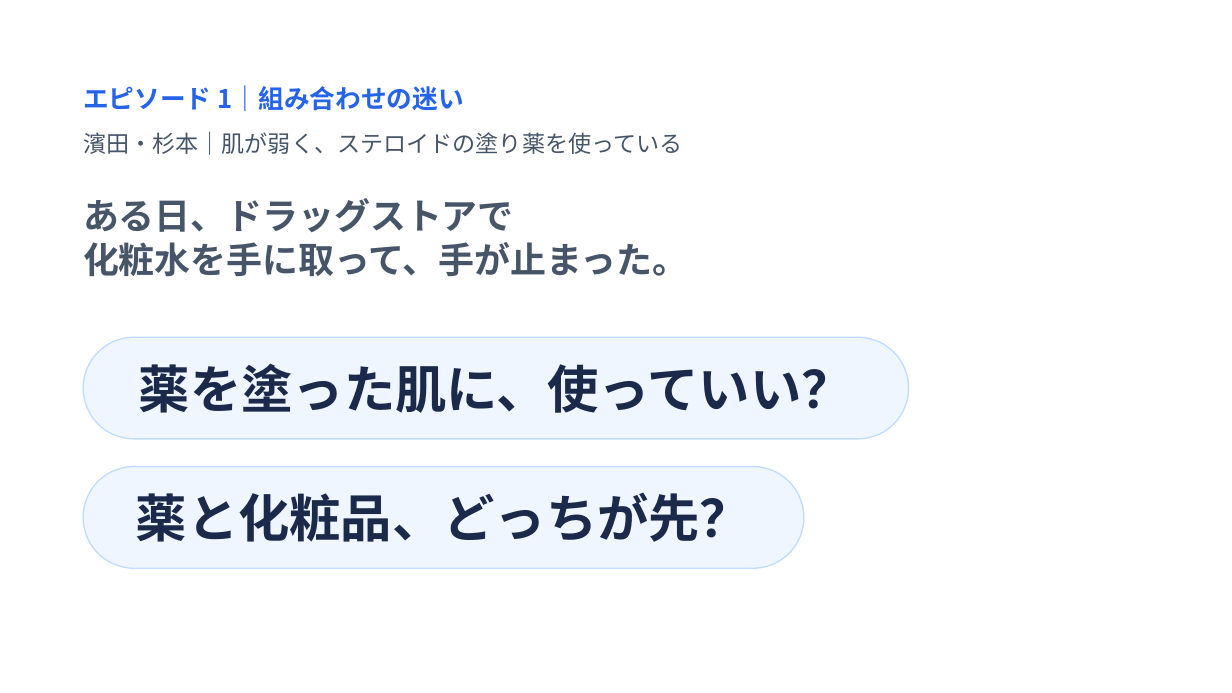
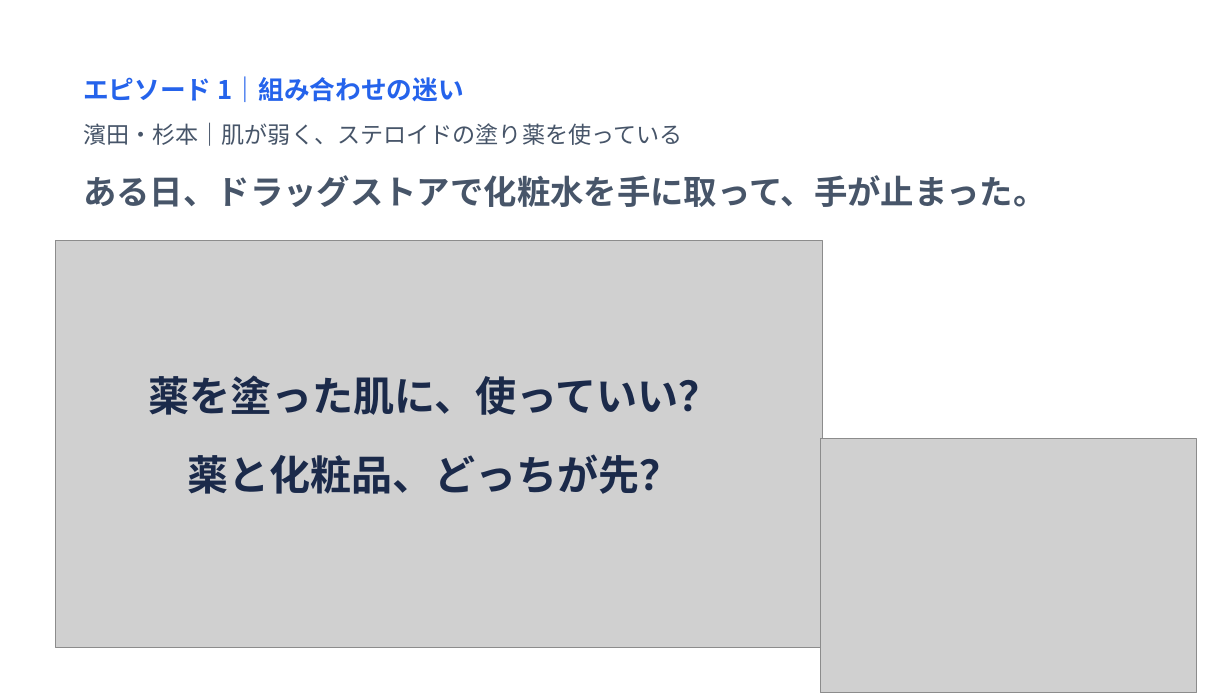
Before and after one commit to John-Frusciante/overlai, a slide deck: slide 2 of docs/ピッチ/Overlai_本選ピッチ.pptx. Drawn at 1232x693 pixels with LibreOffice and Linux fonts; fonts in the diff are those of the drawing; grey boxes stand for pictures. Boxes give left, top, right and bottom in pixels: in the first picture for what was removed or moved away, otherwise in the second. Text is boxed around its words. In the diff, an @@ line names an element or a change of style, - is before the commit and + after.

```diff
--- a/docs/ピッチ/Overlai_本選ピッチ.pptx
+++ b/docs/ピッチ/Overlai_本選ピッチ.pptx
@@ text "エピソード 1｜組み合わせの迷い": place and size @@
-text "エピソード 1｜組み合わせの迷い" at [83,85,465,111]
+text "エピソード 1｜組み合わせの迷い" at [83,76,465,102]
@@ text "濱田・杉本｜肌が弱く、ステロイドの塗り薬を使っている": place and size @@
-text "濱田・杉本｜肌が弱く、ステロイドの塗り薬を使っている" at [83,131,682,155]
+text "濱田・杉本｜肌が弱く、ステロイドの塗り薬を使っている" at [83,122,682,146]
@@ text at [83,175,1046,207]: text changed; size 28 to 26 pt @@
-ある日、ドラッグストアで
-化粧水を手に取って、手が止まった。
+ある日、ドラッグストアで化粧水を手に取って、手が止まった。
@@ picture added at [55,240,823,648] @@
@@ text "薬を塗った肌に、使っていい？" at [148,375,720,415]: size 40 to 32 pt; vertical alignment middle to top; fill #EFF6FF to none; outline #BFDBFE 1 pt to none @@
@@ text "薬を塗った肌に、使っていい？": place and size @@
-text "薬を塗った肌に、使っていい？" at [83,337,909,439]
+text "薬を塗った肌に、使っていい？" at [148,375,720,415]
@@ picture added at [821,439,1197,693] @@
@@ text "薬と化粧品、どっちが先？": place and size @@
-text "薬と化粧品、どっちが先？" at [83,467,804,568]
+text "薬と化粧品、どっちが先？" at [188,454,681,494]
@@ text "薬と化粧品、どっちが先？" at [188,454,681,494]: size 40 to 32 pt; vertical alignment middle to top; fill #EFF6FF to none; outline #BFDBFE 1 pt to none @@
```
Also in this commit, not shown: 1 other slide changed, 7 other files.
